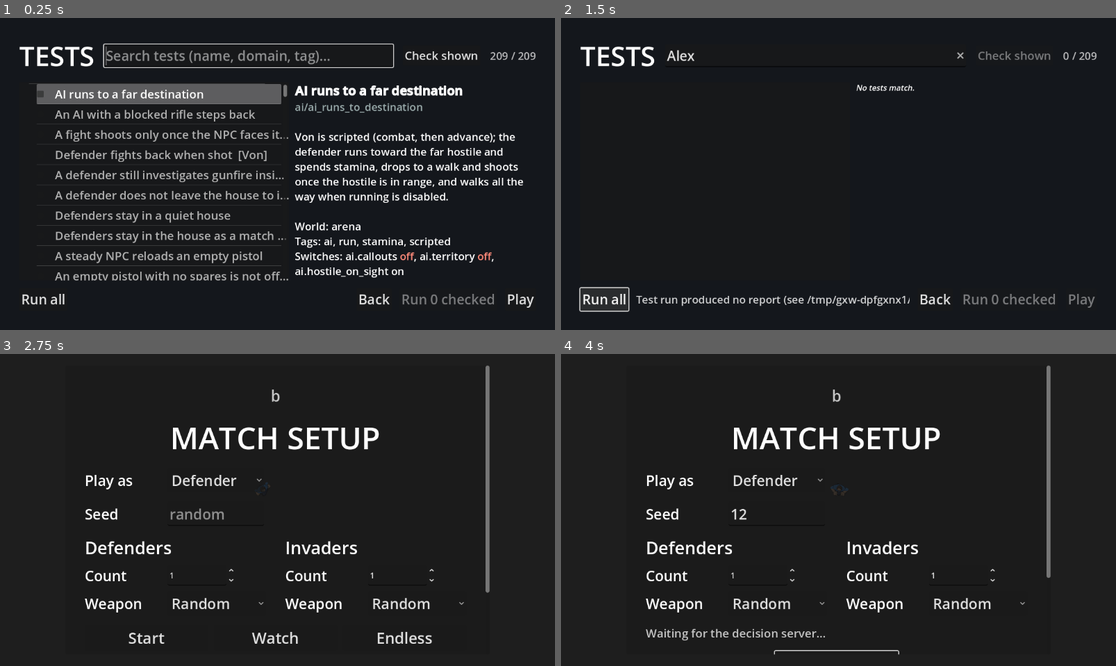
Above: before the commit, frames 1-4 (two rows, left to right).
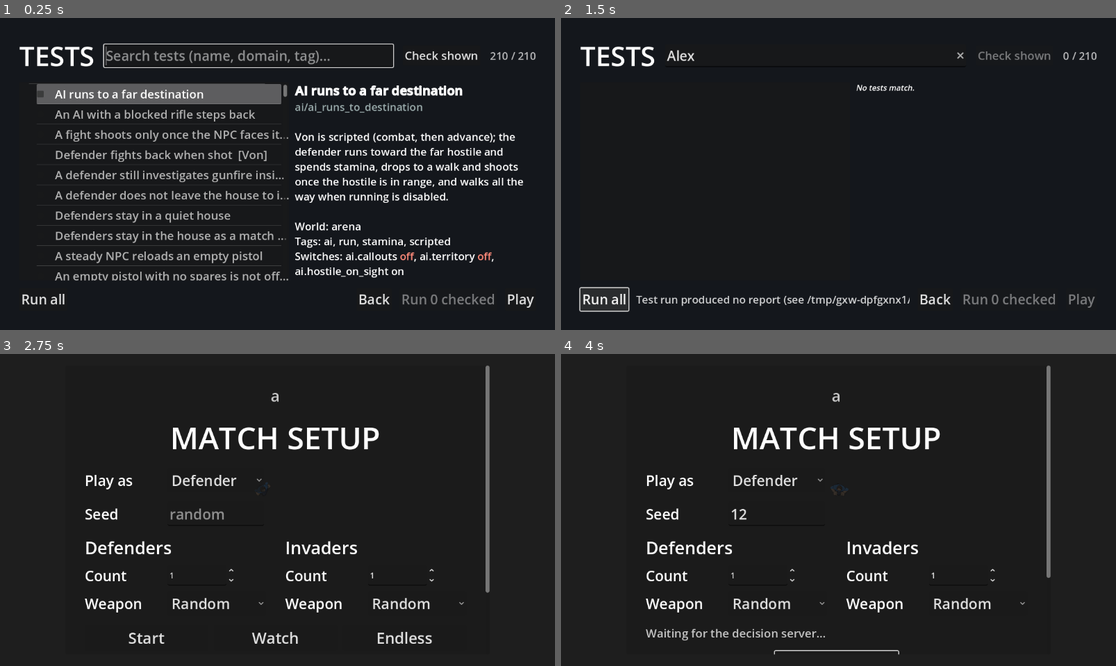
Above: after the commit, the same moments.

Repository: AnthonyThomasson/Example-Godot
Game: Godot game, scene res://scenes/testing/test_runner.tscn
Same seed, same stepped clock (60 frames per second), same inputs: the game is played once before the commit and once after it. This scene is started directly instead of the project's main scene.
Inputs (mouse positions are in pixels of both pictures, inside the frame that each line leads up to):
- Up to frame 1 (0.25 s): no input
- Up to frame 2 (1.5 s): click (810, 55) at 0.52 s; type "Alex" at 0.6 s; click "Run all" at 1.25 s
- Up to frame 3 (2.75 s): click "Back" at 2 s
- Up to frame 4 (4 s): click (777, 513) at 2.77 s; type "12" at 2.85 s; click "Watch" at 3.5 s

The runs differ from the first frame. In frame 1, less than 0.1% of the frame differs, in the area x 89-97%, y 10-14%; in frame 2, less than 0.1%; in frame 3, less than 0.1%; in frame 4, less than 0.1%.

Commit message:
Look for unknown rooms and furniture every sixth frame, not every frame
An NPC that does not know the house (the invader preset) tested every
room it had not learned yet, and every piece of furniture it had not
seen, with a sight ray on every physics frame, and rebuilt the set of
known objects from its memory each time. Profiling a 10v10 house match
put that at about 2 ms of a frame, the largest single item in
observe().

Learning is permanent and a glimpse shorter than a tenth of a second
barely matters, so the look now runs every LEARN_EVERY_FRAMES (6)
frames, offset per NPC by instance id so a squad does not look on the
same frame. sense() looks first, so what the NPC knows at the moment it
decides is exactly what it saw before.

A new test pins the behaviour: the room and the sofa in view through a
doorway are learned, the room and the sofa behind a solid wall are not.

Measured (headless, avg ms/frame, 3 runs): 5v5 house 8.2-9.1 -> 7.3-7.6,
10v10 house 19.9-28.7 -> 17.1-21.8. tests/ai: 70 passed.

Co-Authored-By: Claude Sonnet 5.5 <noreply@anthropic.com>

Diff:
--- a/scenes/ai/perception/agent_perception.gd
+++ b/scenes/ai/perception/agent_perception.gd
@@ -30,6 +30,10 @@
 ## The BUILD half: turns what the NPC knows + the combat geometry into the decision snapshot Von walks.
 const AgentSnapshot := preload("res://scenes/ai/perception/agent_snapshot.gd")
 const SnapshotVocab := preload("res://scenes/ai/perception/snapshot/snapshot_vocab.gd")
+
+## Physics frames between an unfamiliar NPC's looks for rooms and furniture it does not know yet. Learning is permanent and
+## a decision looks again first, so a glimpse shorter than this still counts when it is the moment of a decision.
+const LEARN_EVERY_FRAMES := 6
 
 ## Lifetime (s) of a live contact: the window the NPC keeps acting on a last-seen position.
 var contact_memory_ttl: float = 4.0
@@ -114,6 +118,8 @@
 var _characters_stale := true    ## Whether a character entered or left the tree since the last scan.
 var _watching_tree := false      ## Whether the tree's node_added / node_removed are connected yet.
 var _seeded := false             ## Whether the familiar-NPC house-knowledge seed has run.
+var _learn_next := 0             ## First physics frame the next look for unknown rooms and furniture may run.
+var _learned_frame := -1         ## Physics frame of the latest such look (-1 = none yet).
 var _visible_now := {}           ## Instance ids of characters visible on the latest observe() tick.
 var _tracks := {}                ## Per-character movement track: id → { pos, vel, t } (last seen).
 
@@ -411,23 +417,38 @@
 	if not here.is_empty():
 		_memory.remember(&"visited_room", { "key": here["key"] }, search_memory_ttl, str(here["key"]))
 
-	# An unfamiliar NPC learns rooms and objects by seeing them (permanent once learned).
-	if not familiar_with_house:
-		var known_rooms := _known_room_keys()  # Read once: what is learned here is permanent and only grows.
-		for room in rooms:
-			if known_rooms.has(room["key"]):
-				continue  # Already learned: looking again would change nothing.
-			var rect: Rect2 = room["rect"]
-			if rect.has_point(self_pos) or _vision.can_see(self_pos, facing, rect.position + rect.size * 0.5, space, exclude):
-				known_rooms[room["key"]] = true
-				_learn_room(room)
-		var known_objects := _known_object_ids()
-		for obj in _interactables:
-			if not is_instance_valid(obj) or known_objects.has(obj.get_instance_id()):
-				continue
-			if _vision.can_see_node(obj, self_pos, facing, space, exclude):
-				known_objects[obj.get_instance_id()] = true
-				_learn_object(obj)
+	if not familiar_with_house and Engine.get_physics_frames() >= _learn_next:
+		_learn_by_sight(character, rooms)
+
+
+## An unfamiliar NPC learns the rooms and objects it can see (permanent once learned). Runs every `LEARN_EVERY_FRAMES`
+## frames from `observe()`, offset per NPC so a squad does not look on the same frame, and at the start of every decision,
+## so what it knows when it decides is what it sees at that moment.
+func _learn_by_sight(character, rooms: Array) -> void:
+	var frame := Engine.get_physics_frames()
+	if frame == _learned_frame:
+		return
+	_learn_next = frame + (LEARN_EVERY_FRAMES if _learned_frame >= 0 else 1 + get_instance_id() % LEARN_EVERY_FRAMES)
+	_learned_frame = frame
+	var self_pos: Vector2 = character.global_position
+	var facing: Vector2 = character.facing
+	var space: PhysicsDirectSpaceState2D = character.get_world_2d().direct_space_state
+	var exclude := [character.get_rid()]
+	var known_rooms := _known_room_keys()  # Read once: what is learned here is permanent and only grows.
+	for room in rooms:
+		if known_rooms.has(room["key"]):
+			continue  # Already learned: looking again would change nothing.
+		var rect: Rect2 = room["rect"]
+		if rect.has_point(self_pos) or _vision.can_see(self_pos, facing, rect.position + rect.size * 0.5, space, exclude):
+			known_rooms[room["key"]] = true
+			_learn_room(room)
+	var known_objects := _known_object_ids()
+	for obj in _interactables:
+		if not is_instance_valid(obj) or known_objects.has(obj.get_instance_id()):
+			continue
+		if _vision.can_see_node(obj, self_pos, facing, space, exclude):
+			known_objects[obj.get_instance_id()] = true
+			_learn_object(obj)
 
 
 ## Update character `id`'s movement track with a sighting at `pos` and return its smoothed velocity.
@@ -524,6 +545,8 @@
 ## the decision snapshot the planner walks: { facts, sections, sections_per_target, options }. The
 ## author reads this knowledge and the combat geometry only — it writes no memory and holds no policy.
 func sense(character, rooms: Array, goal: String, activity: String) -> Dictionary:
+	if not familiar_with_house:
+		_learn_by_sight(character, rooms)
 	var self_pos: Vector2 = character.global_position
 	var knowledge := {
 		"known_rooms": _known_rooms(rooms),
--- /dev/null
+++ b/tests/ai/unfamiliar_npc_learns_by_sight_test.gd
@@ -0,0 +1,60 @@
+extends GameTest
+
+## An NPC that does not know the house (the invader preset) learns the rooms and furniture it can see, and only
+## those: the room and the sofa in view through an open doorway become known, the room and the sofa behind a solid wall
+## stay unknown. Von is down, so the NPC holds its post and keeps looking east while every decision still builds its snapshot.
+
+const NPC_AT := Vector2(150, 150)
+const SEEN_ROOM_AT := Vector2(600, 150)
+const HIDDEN_ROOM_AT := Vector2(1000, 150)
+const SEEN_SOFA := Vector2(620, 170)
+const HIDDEN_SOFA := Vector2(1000, 170)
+
+
+func describe() -> Dictionary:
+	return {
+		"name": "An unfamiliar NPC learns what it sees",
+		"description": "A room and a sofa in view through a doorway are learned; those behind a solid wall are not.",
+		"tags": ["ai", "vision", "scripted"],
+		"timeout": 12.0,
+	}
+
+
+func configure(s: TestSetup) -> void:
+	s.layout([
+		{ "key": "west", "type": "living_room", "rect": Rect2(0, 0, 400, 300) },
+		{ "key": "middle", "type": "kitchen", "rect": Rect2(400, 0, 400, 300) },
+		{ "key": "east", "type": "entry_hall", "rect": Rect2(800, 0, 400, 300) },
+	], [{ "pos": Vector2(400, 150), "width": 90.0 }])
+	s.von_down()
+	s.object(&"seen_sofa", "sofa", SEEN_SOFA)
+	s.object(&"hidden_sofa", "sofa", HIDDEN_SOFA)
+	s.actor(&"inv", &"invader", NPC_AT, { "speed": 0.0, "facing": Vector2.RIGHT })
+	s.set_props(&"inv", "GoalController", { "decide_interval": 0.3 })
+
+
+func run(t: TestContext) -> void:
+	var brain := t.controller(&"inv", &"debug_room_zones")
+	await t.seconds(2.0)
+	t.check(_status_at(brain, NPC_AT) == &"current", "the room it stands in is known")
+	t.check(_status_at(brain, SEEN_ROOM_AT) != &"unknown", "the room in view through the doorway is learned (%s)" % _status_at(brain, SEEN_ROOM_AT))
+	t.check(_status_at(brain, HIDDEN_ROOM_AT) == &"unknown", "the room behind a solid wall stays unknown (%s)" % _status_at(brain, HIDDEN_ROOM_AT))
+	var zones: Array = brain.debug_zones()
+	t.check(_offers_interaction_near(zones, SEEN_SOFA), "the sofa in view is offered as furniture to use")
+	t.check(not _offers_interaction_near(zones, HIDDEN_SOFA), "the sofa behind the wall is not")
+
+
+## How the NPC regards the room containing `point`: current / searched / unsearched / unknown.
+func _status_at(brain: Node, point: Vector2) -> StringName:
+	for zone in brain.debug_room_zones():
+		if (zone["rect"] as Rect2).has_point(point):
+			return zone["status"]
+	return &"missing"
+
+
+## Whether the last snapshot offered an interaction on a piece within a few px of `point`.
+func _offers_interaction_near(zones: Array, point: Vector2) -> bool:
+	for zone in zones:
+		if zone["category"] == &"interaction" and (zone["point"] as Vector2).distance_to(point) < 8.0:
+			return true
+	return false
Not shown, added: tests/ai/unfamiliar_npc_learns_by_sight_test.gd.uid
Not shown, changed: .claude/skills/domain-ai-perception/SKILL.md
